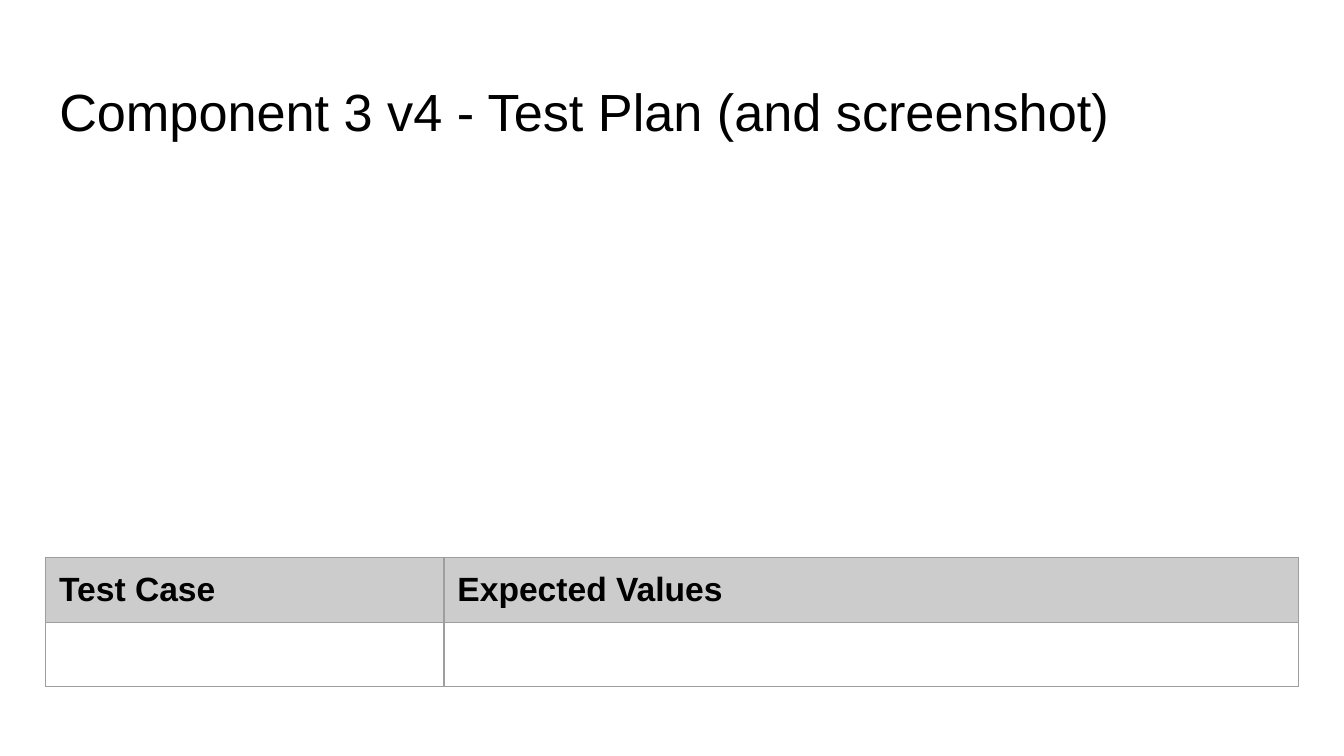
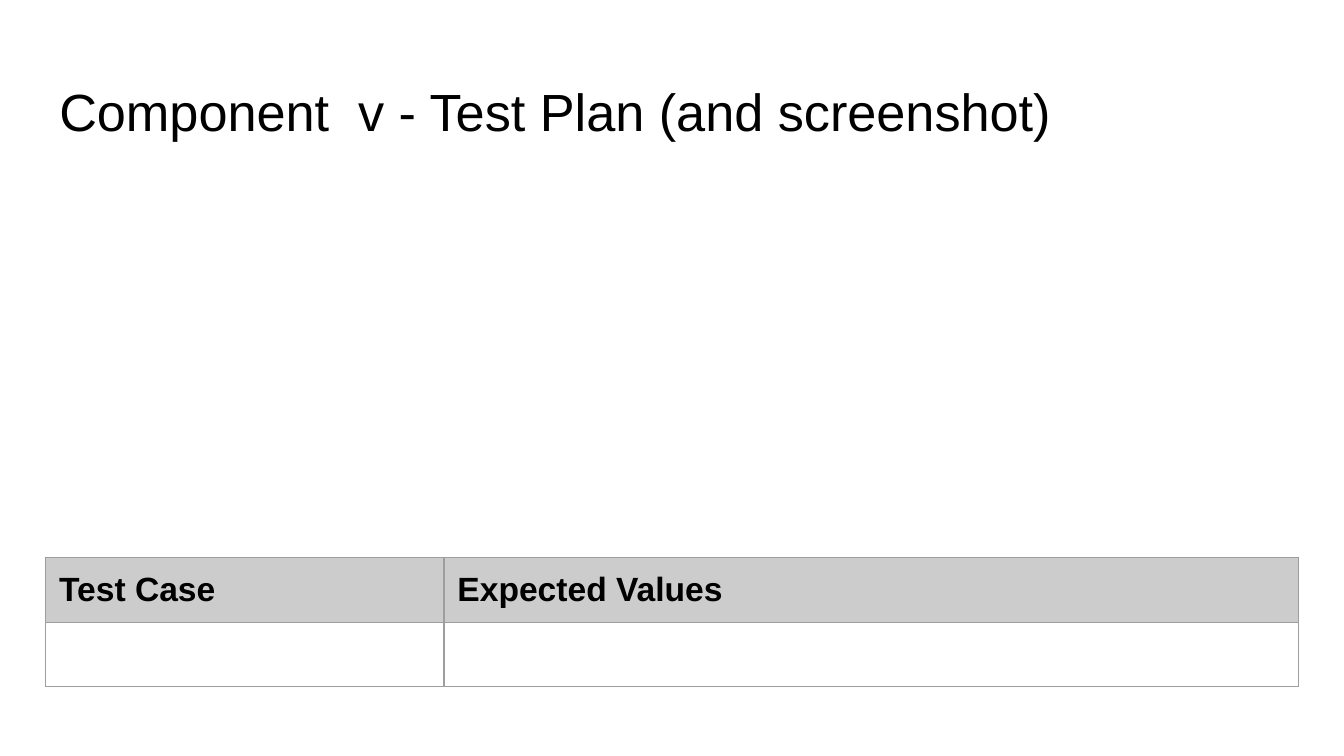
Before and after one commit to KaitlinEus/Pizza_bot, a slide deck: slide 26 of Python.pptx (slide 21 before the commit). Drawn at 1344x756 pixels with LibreOffice and Linux fonts; fonts in the diff are those of the drawing. Boxes give left, top, right and bottom in pixels: in the first picture for what was removed or moved away, otherwise in the second. Text is boxed around its words. In the diff, an @@ line names an element or a change of style, - is before the commit and + after.

```diff
--- a/Python.pptx
+++ b/Python.pptx
@@ title at (59,93,1051,141): text changed @@
-Component 3 v4 - Test Plan (and screenshot)
+Component v - Test Plan (and screenshot)
```
Also in this commit, not shown: 4 slides added, 1 other file.
